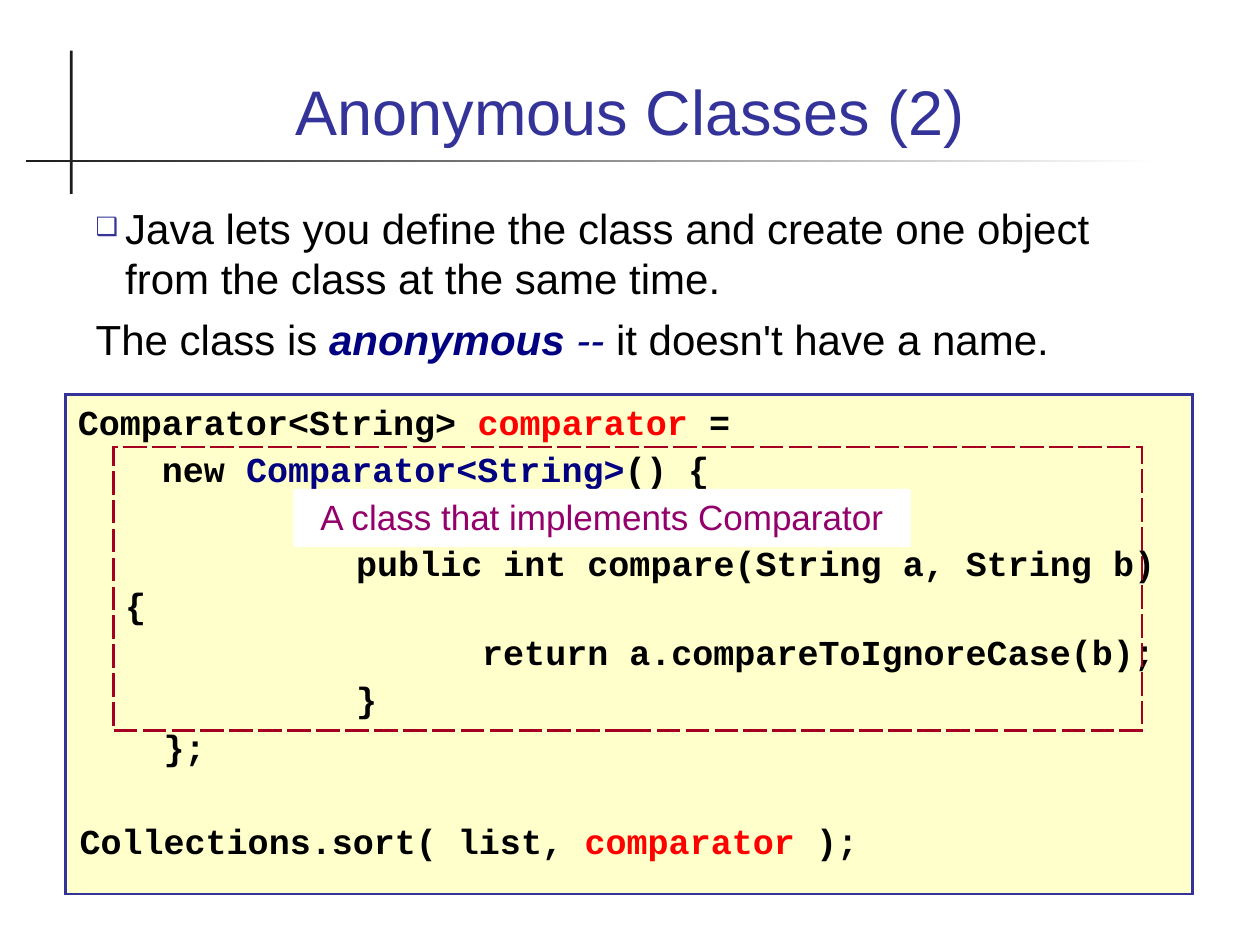
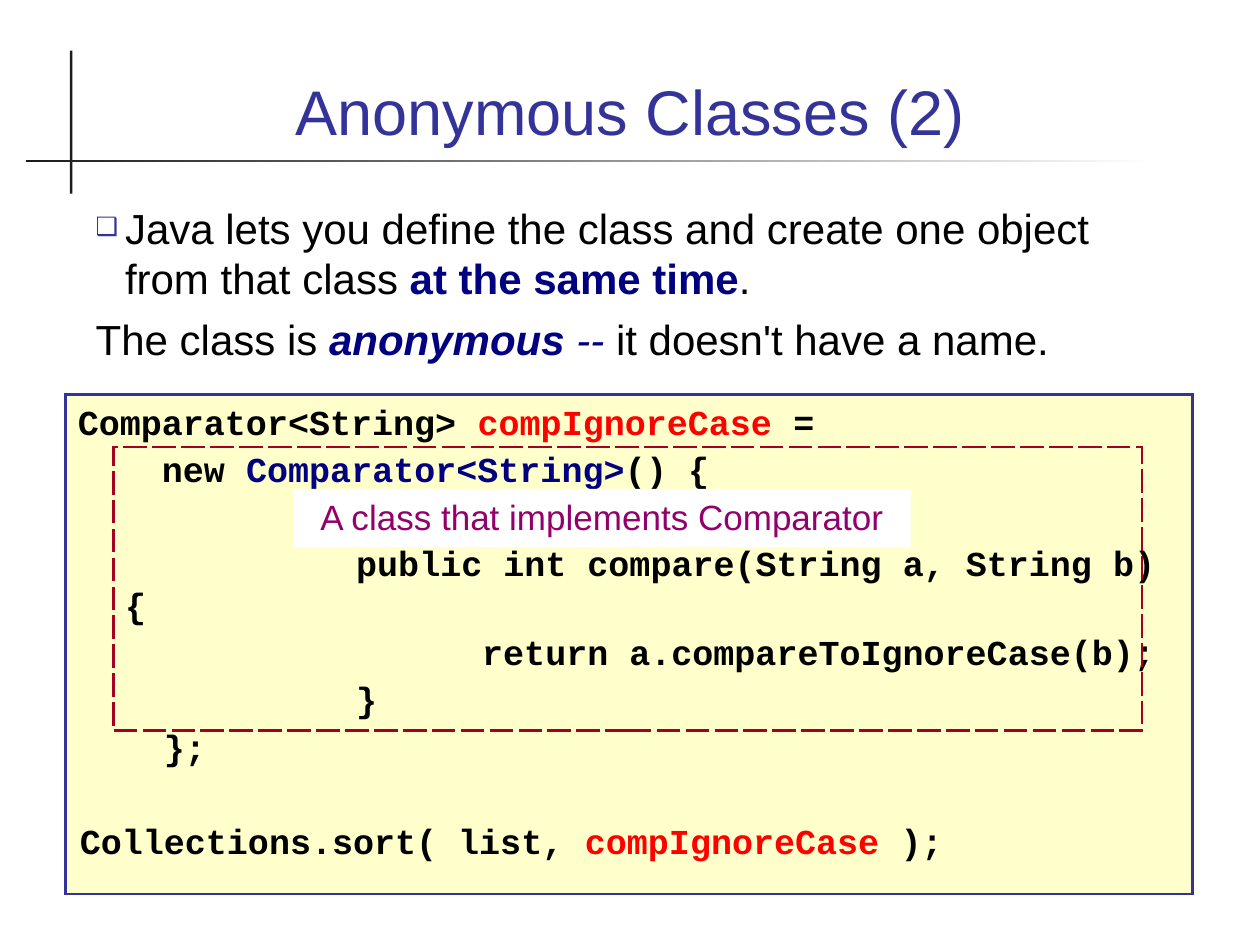
Before and after one commit to skeoop/skeoop.github.io, a slide deck: slide 3 of week7/Anonymous-Class.ppt. Drawn at 1260x945 pixels with LibreOffice and Linux fonts; fonts in the diff are those of the drawing. Boxes give left, top, right and bottom in pixels: in the first picture for what was removed or moved away, otherwise in the second. Text is boxed around its words. In the diff, an @@ line names an element or a change of style, - is before the commit and + after.

Commit message:
improve anonymous class explanation

```diff
--- a/week7/Anonymous-Class.ppt
+++ b/week7/Anonymous-Class.ppt
@@ text at bbox=[125, 213, 1089, 295]: text changed @@
-❑ Java lets you define the class and create one object from the class at the same time.
+❑ Java lets you define the class and create one object from that class at the same time.
@@ text in rectangle at bbox=[78, 411, 772, 443]: text changed @@
-Comparator<String> comparator =
+Comparator<String> compIgnoreCase =
@@ text in rectangle at bbox=[80, 829, 879, 862]: text changed @@
-Collections.sort( list, comparator );
+Collections.sort( list, compIgnoreCase );
```
Also in this commit, not shown: 6 other slides changed, 1 other file.
